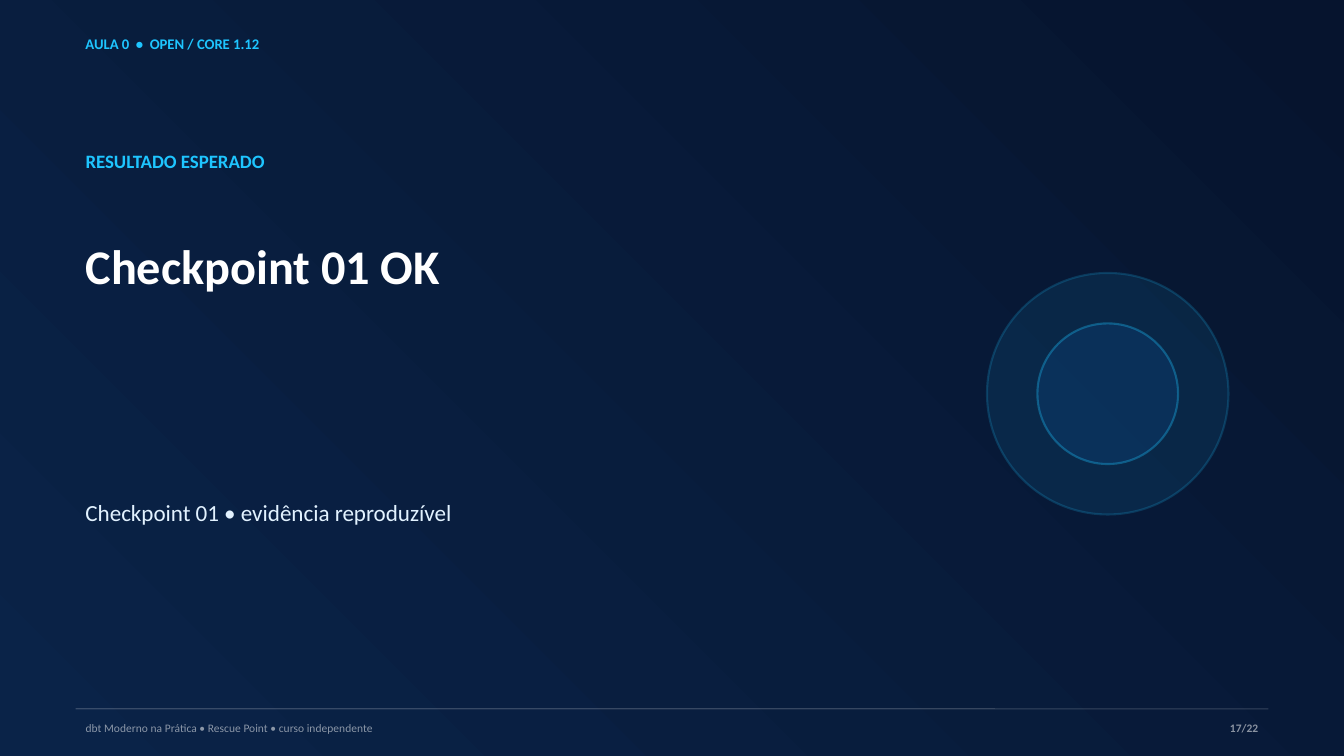
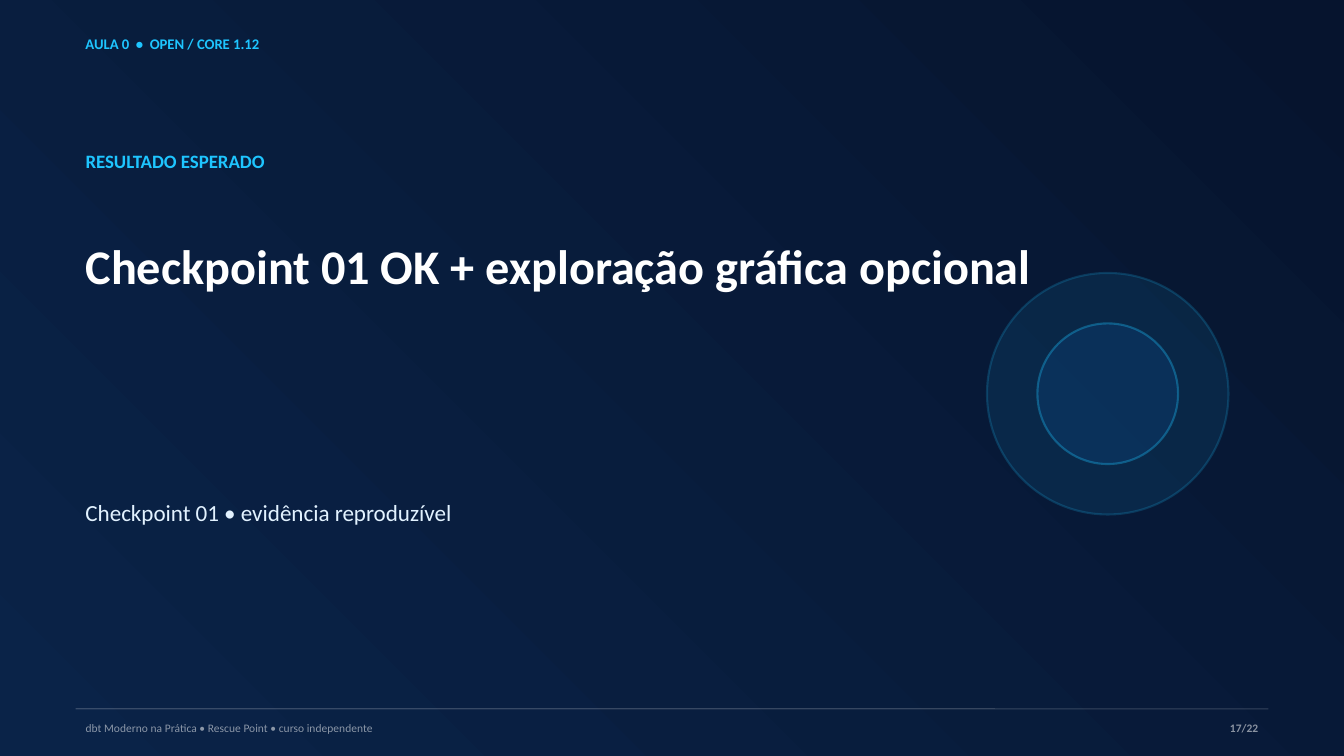
Before and after one commit to AnselmoBorges/dbt-moderno-na-pratica, a slide deck: slide 17 of assets/decks/aula-00-ambiente.pptx. Drawn at 1344x756 pixels with LibreOffice and Linux fonts; fonts in the diff are those of the drawing. Boxes give left, top, right and bottom in pixels: in the first picture for what was removed or moved away, otherwise in the second. Text is boxed around its words. In the diff, an @@ line names an element or a change of style, - is before the commit and + after.

```diff
--- a/assets/decks/aula-00-ambiente.pptx
+++ b/assets/decks/aula-00-ambiente.pptx
@@ text at (x1=86, y1=250, x2=1030, y2=292): text changed @@
-Checkpoint 01 OK
+Checkpoint 01 OK + exploração gráfica opcional
```
Also in this commit, not shown: 8 other slides changed, 6 other files.
